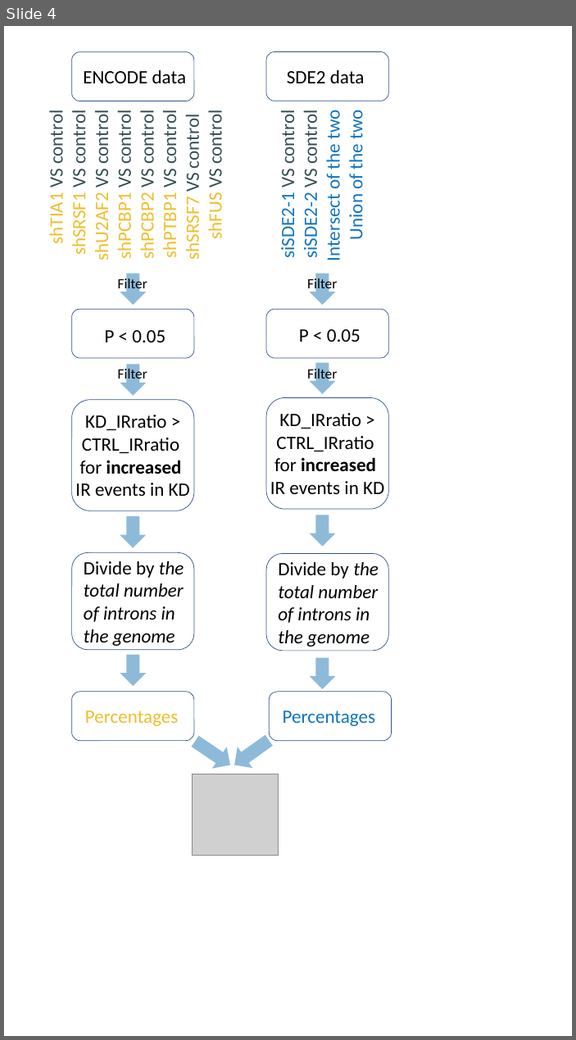
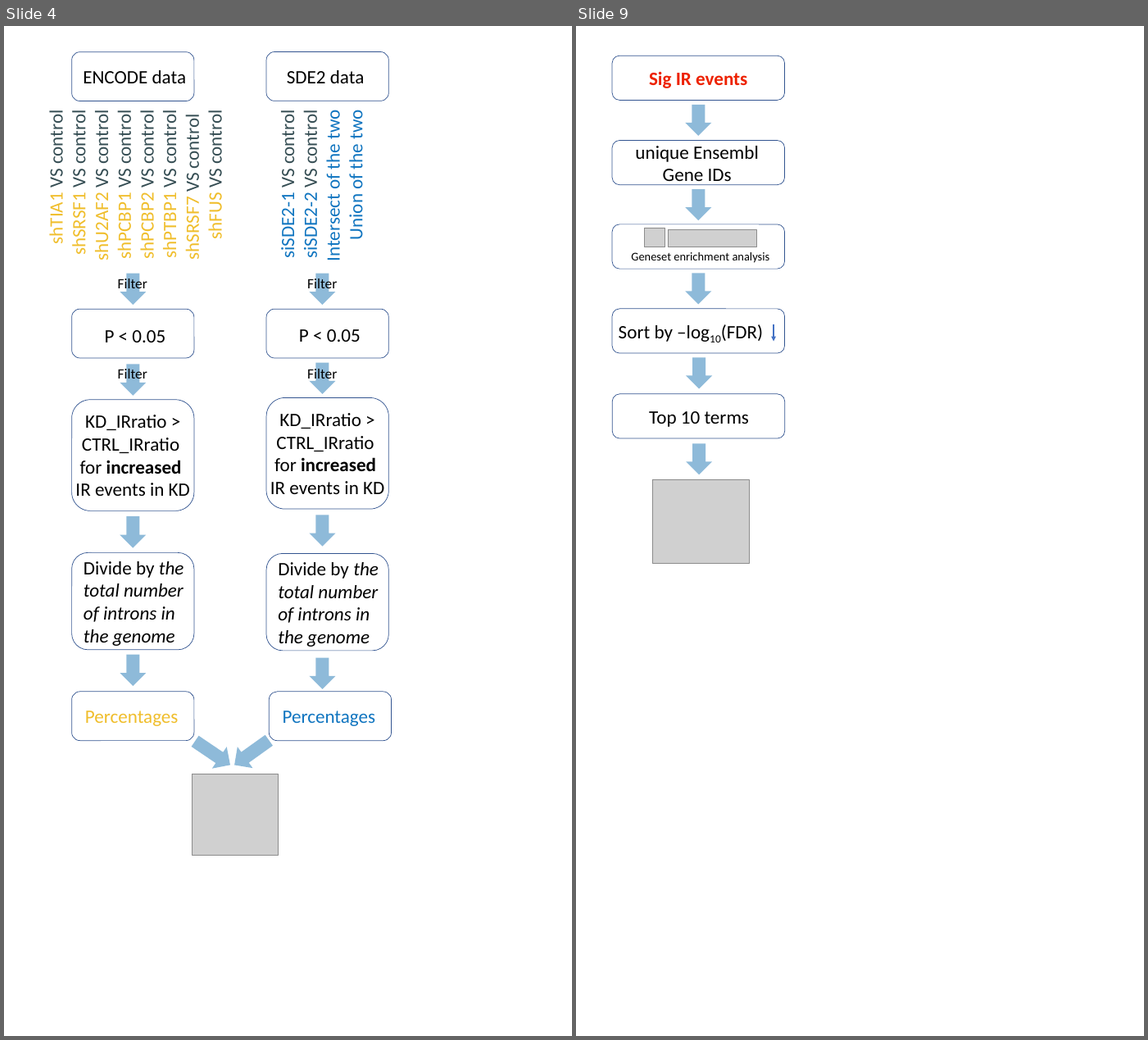
Before and after one commit to Anqi-Dai/SDE2, a slide deck: analysis/14_Day3/analysis/15_true_and_false/workflow chart/workflow chart.pptx. Shown side by side, each under a label of ours: slide 4 before the commit, slides 4 and 9 after it; the slides between them are not shown. The pictures are 576x1040 and 1148x1040 pixels, drawn with LibreOffice and Linux fonts; fonts in the diff are those of the drawing; grey boxes stand for pictures. Boxes give left, top, right and bottom in pixels: in the first picture for what was removed or moved away, otherwise in the second. Text is boxed around its words. In the diff, an @@ line names an element or a change of style, - is before the commit and + after.

```diff
--- a/analysis/14_Day3/analysis/15_true_and_false/workflow chart/workflow chart.pptx
+++ b/analysis/14_Day3/analysis/15_true_and_false/workflow chart/workflow chart.pptx
@@ slide 9 added at bbox=[576, 26, 1144, 1036], background #FFFFFF @@
@@ rounded rectangle added at bbox=[612, 56, 785, 100], outline #325491 1 pt @@
@@ text added at bbox=[649, 71, 747, 88], 32 pt, text #ED2200, bold @@
+Sig IR events
@@ down arrow added at bbox=[686, 105, 711, 136], fill #1F77B4 at 50% opacity @@
@@ rounded rectangle added at bbox=[612, 140, 785, 184], outline #325491 1 pt @@
@@ text added at bbox=[635, 146, 759, 185], 32 pt, text #000000 @@
+unique Ensembl Gene IDs
@@ down arrow added at bbox=[686, 189, 711, 220], fill #1F77B4 at 50% opacity @@
@@ rounded rectangle added at bbox=[612, 224, 785, 269], outline #325491 1 pt @@
@@ picture added at bbox=[644, 228, 665, 247] @@
@@ picture added at bbox=[668, 229, 756, 247] @@
@@ text added at bbox=[631, 252, 770, 263], 20 pt, text #000000 @@
+Geneset enrichment analysis
@@ down arrow added at bbox=[686, 274, 711, 304], fill #1F77B4 at 50% opacity @@
@@ rounded rectangle added at bbox=[612, 309, 785, 353], outline #325491 1 pt @@
@@ text added at bbox=[619, 324, 763, 342], 32 pt, text #000000 @@
+Sort by –log10(FDR)
@@ arrow added from (774, 324) to (774, 342), #4472C4 2.75 pt @@
@@ down arrow added at bbox=[686, 357, 712, 388], fill #1F77B4 at 50% opacity @@
@@ rounded rectangle added at bbox=[612, 394, 785, 438], outline #325491 1 pt @@
@@ text added at bbox=[649, 411, 749, 427], 32 pt, text #000000 @@
+Top 10 terms
@@ down arrow added at bbox=[686, 443, 712, 475], fill #1F77B4 at 50% opacity @@
@@ picture added at bbox=[652, 479, 749, 564] @@
```
Also in this commit, not shown: 1 slide changed, 3 other slides added, 1 slide removed, 3 other files.
